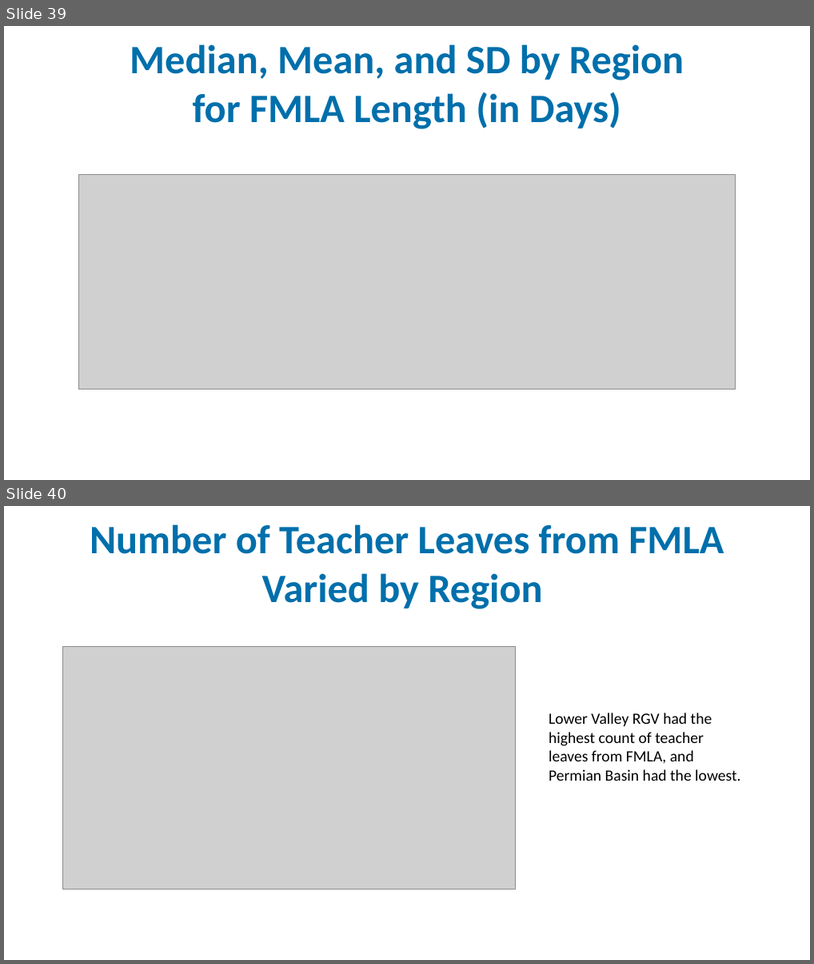
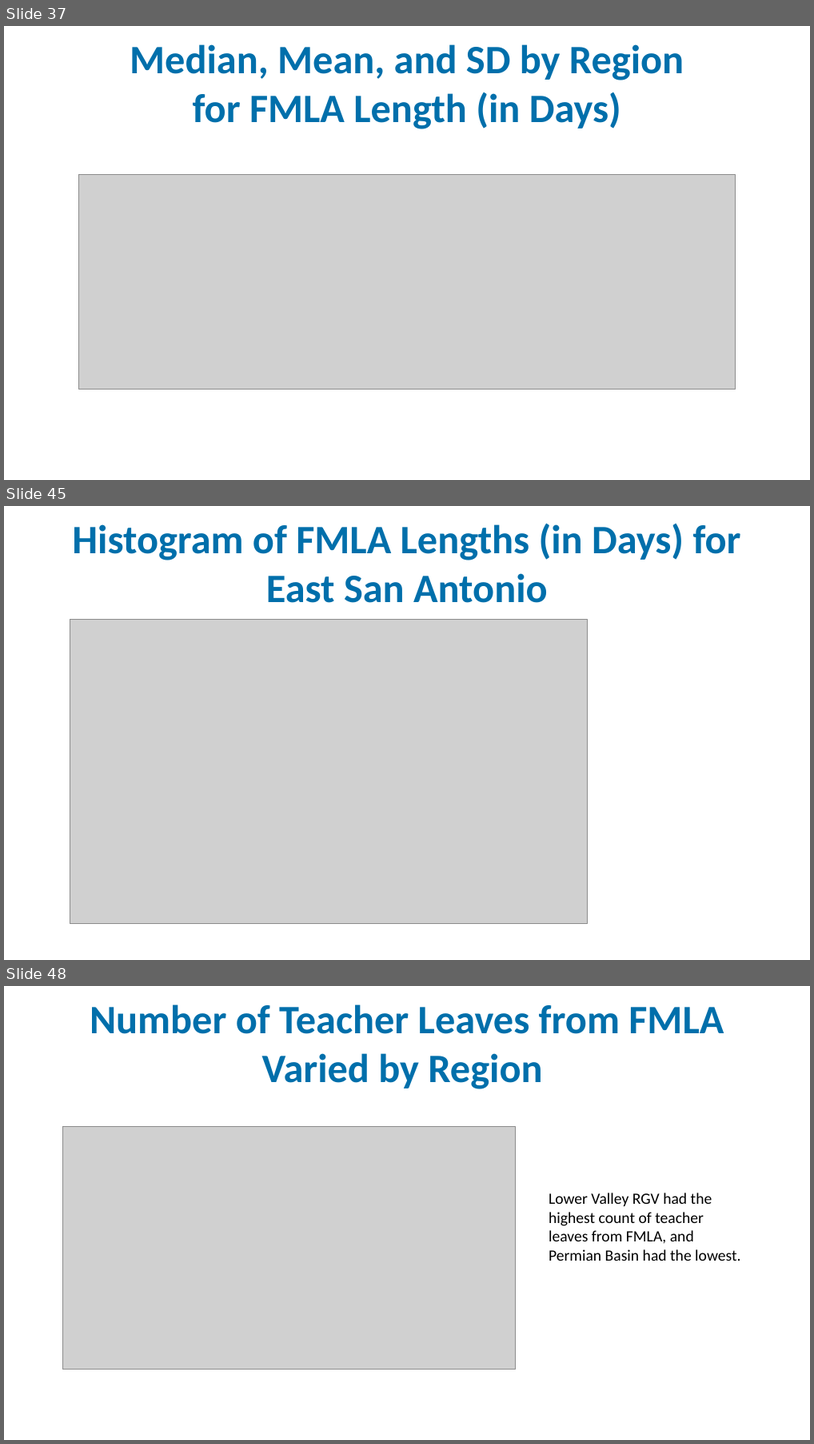
Before and after one commit to idea-analytics/Staffing_Trends_Performance_Vacancies, a slide deck: graphs/Staffing_Part1_23-24_preliminary_report.pptx. Shown one above the other, each under a label of ours: slides 39 and 40 before the commit, slides 37, 45 and 48 after it; the slides between them are not shown. The pictures are 814x964 and 814x1444 pixels, drawn with LibreOffice and Linux fonts; fonts in the diff are those of the drawing; grey boxes stand for pictures; background and template pictures are left out. Boxes give left, top, right and bottom in pixels: in the first picture for what was removed or moved away, otherwise in the second. Text is boxed around its words. In the diff, an @@ line names an element or a change of style, - is before the commit and + after.

Commit message:
updated histograms
regional histograms for FMLA

```diff
--- a/graphs/Staffing_Part1_23-24_preliminary_report.pptx
+++ b/graphs/Staffing_Part1_23-24_preliminary_report.pptx
@@ slide 45 added at box(4, 506, 810, 960), background picture (left out) @@
@@ title added at box(72, 523, 742, 603), 36 pt, text #006FAB, bold @@
+Histogram of FMLA Lengths (in Days) for East San Antonio
@@ picture added at box(70, 620, 588, 924) @@
@@ what was slide 39 is now slide 37 @@
@@ what was slide 40 is now slide 48 @@
```
Also in this commit, not shown: 2 slides changed, 9 other slides added, 2 other files.
